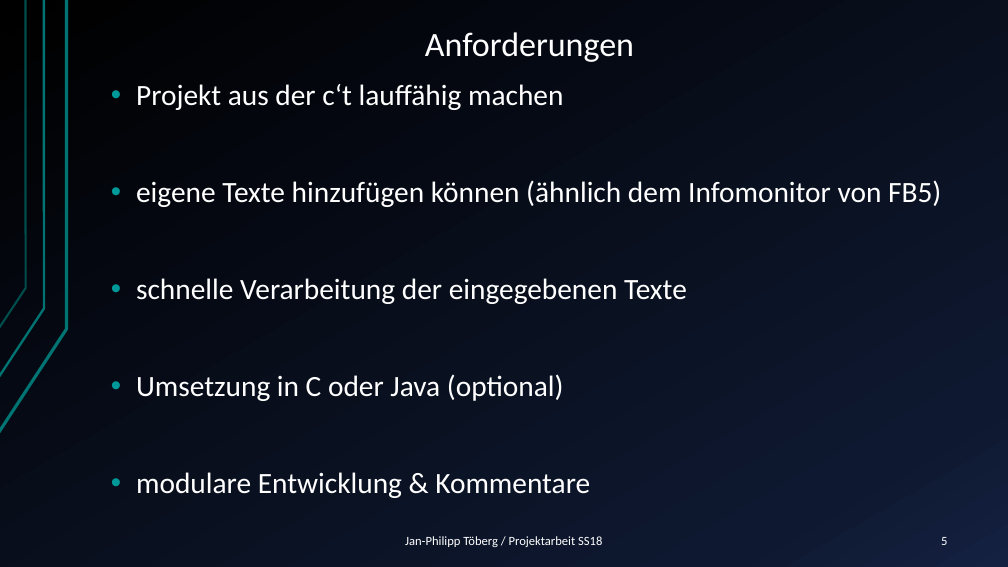
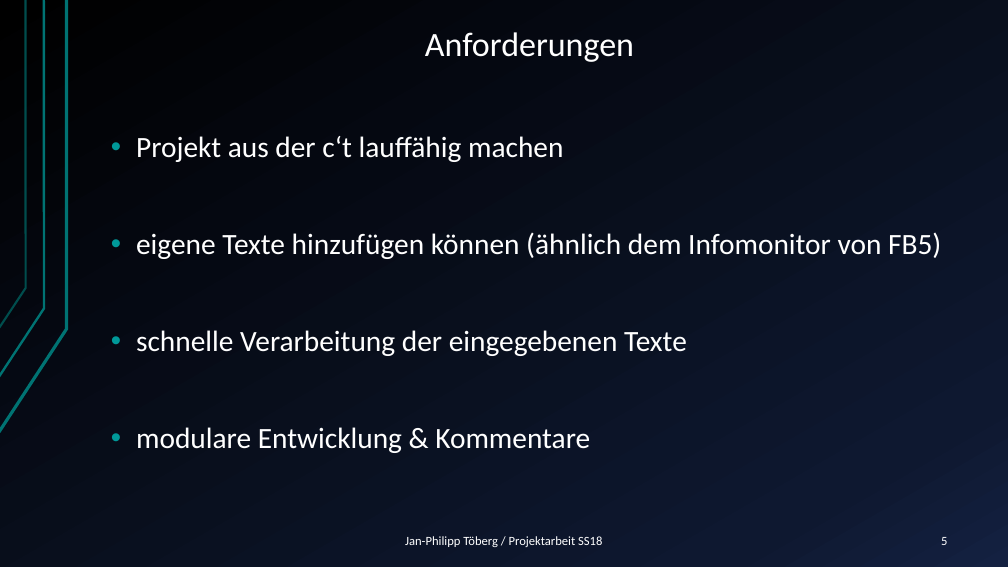
Before and after one commit to Janfiderheld/Drahtloses-Tuerschild-PA, a slide deck: slide 5 of Dokumentation/Kolloquium Janfi.pptx. Drawn at 1008x567 pixels with LibreOffice and Linux fonts; fonts in the diff are those of the drawing. Boxes give left, top, right and bottom in pixels: in the first picture for what was removed or moved away, otherwise in the second. Text is boxed around its words. In the diff, an @@ line names an element or a change of style, - is before the commit and + after.

```diff
--- a/Dokumentation/Kolloquium Janfi.pptx
+++ b/Dokumentation/Kolloquium Janfi.pptx
@@ text at (136,374,564,401): paragraph removed @@
-• Umsetzung in C oder Java (optional)
```
Also in this commit, not shown: 2 other slides changed.
